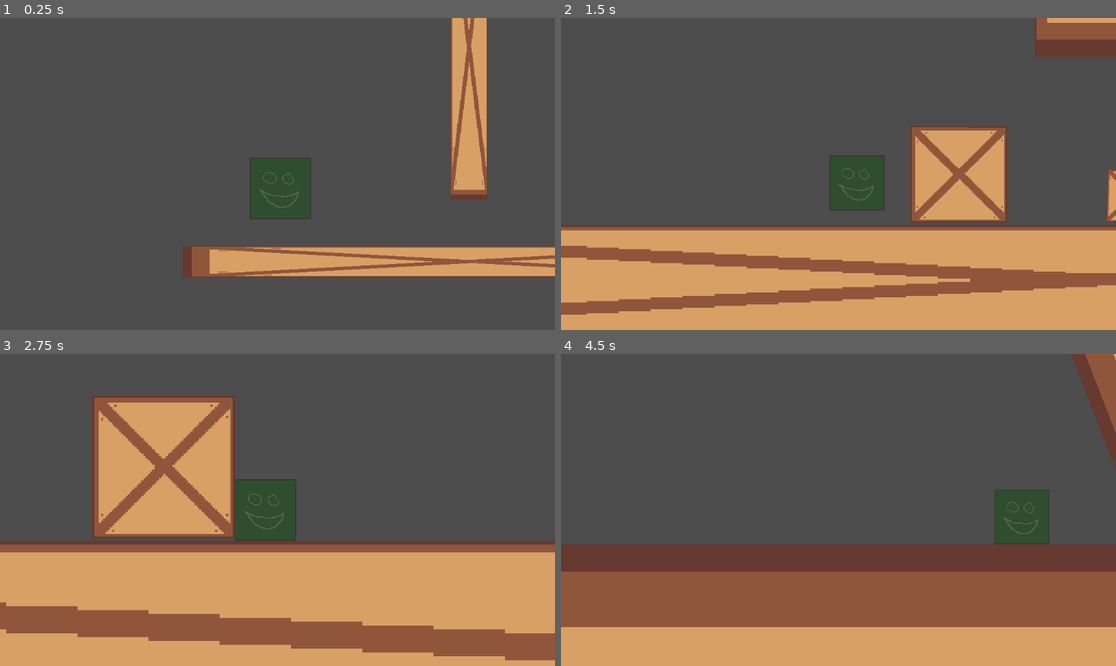
Above: before the commit, frames 1-4 (two rows, left to right).
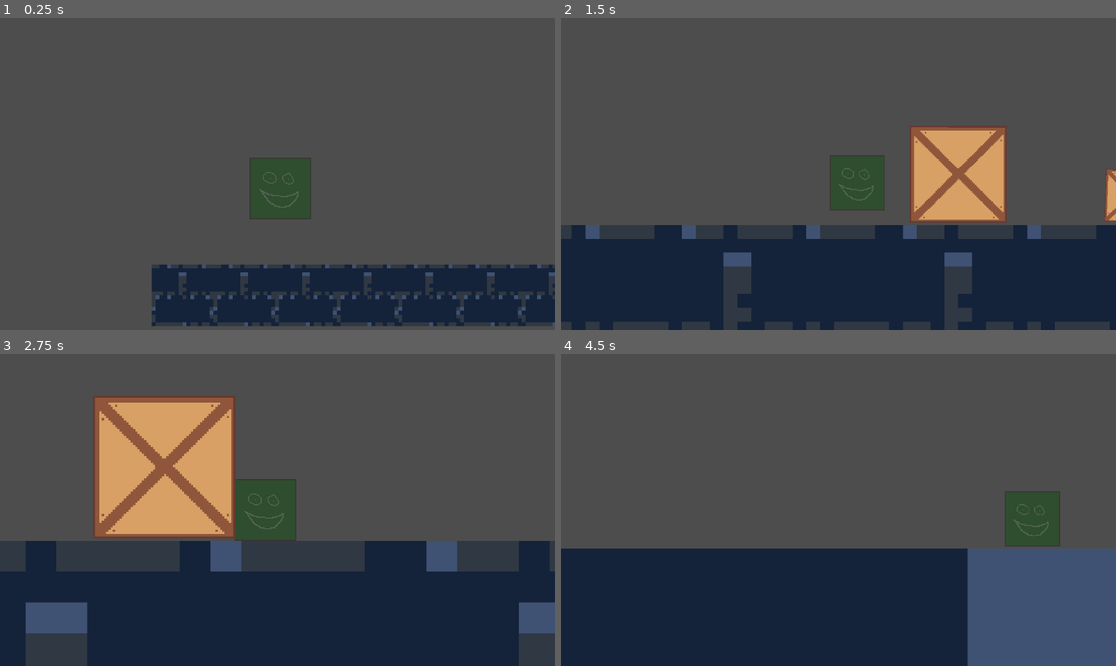
Above: after the commit, the same moments.

Repository: jkuball/splittle-bocks
Game: Godot game, scene res://scenes/playground.tscn
Two runs of this game, one before a commit and one after it. Both use one fixed random seed, a clock stepped at 60 frames per second and the inputs below.
Inputs:
- Up to frame 1 (0.25 s): no input
- Up to frame 2 (1.5 s): hold D (player_right) from 0.53 s (still down); tap Space (player_splittle) at 0.6, 1.35 s
- Up to frame 3 (2.75 s): release D (player_right) at 2.03 s; hold A (player_left) from 2.03 s (still down); tap Space (player_splittle) at 2.1 s
- Up to frame 4 (4.5 s): release A (player_left) at 2.78 s; hold D (player_right) 2.78-4.28 s; tap Space (player_splittle) at 2.85, 3.6, 4.35 s; hold A (player_left) from 4.28 s (still down)

The runs differ from the first frame. In frame 1, 22% of the frame differs, in the area x 27-100%, y 0-99%; in frame 2, 36%; in frame 3, 41%; in frame 4, 41%, in the area x 0-100%, y 0-100%.

Commit message:
rebuild playground with new walls

Diff:
--- a/scenes/player.tscn
+++ b/scenes/player.tscn
@@ -1,31 +1,10 @@
-[gd_scene load_steps=5 format=3 uid="uid://c2wkhfsiwtuvv"]
+[gd_scene load_steps=4 format=3 uid="uid://c2wkhfsiwtuvv"]
 
 [ext_resource type="Script" path="res://scripts/player_movement.gd" id="1_lmyi4"]
 [ext_resource type="Texture2D" uid="uid://cuoukr7d0jdaa" path="res://assets/player.png" id="2_affvc"]
 
 [sub_resource type="RectangleShape2D" id="RectangleShape2D_4qcak"]
-size = Vector2(128, 128)
-
-[sub_resource type="GDScript" id="GDScript_c0j85"]
-script/source = "extends Camera2D
-
-
-# Called when the node enters the scene tree for the first time.
-func _ready() -> void:
-	pass # Replace with function body.
-
-
-# Called every frame. 'delta' is the elapsed time since the previous frame.
-func _process(delta: float) -> void:
-	pass
-
-
-func _on_player_splittle(scale: Vector2) -> void:
-	pass # Replace with function body.
-	set_zoom(get_zoom()*scale)
-
-
-"
+size = Vector2(126, 127)
 
 [node name="Player" type="CharacterBody2D"]
 script = ExtResource("1_lmyi4")
@@ -36,9 +15,5 @@
 texture = ExtResource("2_affvc")
 
 [node name="CollisionShape2D" type="CollisionShape2D" parent="."]
+position = Vector2(0, 0.5)
 shape = SubResource("RectangleShape2D_4qcak")
-
-[node name="Camera2D" type="Camera2D" parent="."]
-script = SubResource("GDScript_c0j85")
-
-[connection signal="splittle" from="." to="Camera2D" method="_on_player_splittle"]
--- a/scenes/playground.tscn
+++ b/scenes/playground.tscn
@@ -14,11 +14,70 @@
 position = Vector2(184, 455)
 spawn_target = NodePath("..")
 
-[node name="Wall" parent="." instance=ExtResource("3_2hrnh")]
-position = Vector2(573, 636)
+[node name="Geometry" type="Node" parent="."]
 
-[node name="Wall2" parent="." instance=ExtResource("3_2hrnh")]
-position = Vector2(575, 192)
-scale = Vector2(0.065, 9.82)
+[node name="Wall" parent="Geometry" instance=ExtResource("3_2hrnh")]
+position = Vector2(-19, 706)
+
+[node name="Wall" parent="Geometry/Wall" instance=ExtResource("3_2hrnh")]
+position = Vector2(512, 0)
+
+[node name="Wall2" parent="Geometry/Wall" instance=ExtResource("3_2hrnh")]
+position = Vector2(640, 0)
+
+[node name="Wall" parent="Geometry/Wall/Wall2" instance=ExtResource("3_2hrnh")]
+position = Vector2(128, 0)
+
+[node name="Wall2" parent="Geometry/Wall/Wall2" instance=ExtResource("3_2hrnh")]
+position = Vector2(256, 0)
+
+[node name="Wall2" parent="Geometry/Wall/Wall2/Wall2" instance=ExtResource("3_2hrnh")]
+position = Vector2(128, -384)
+
+[node name="Wall2" parent="Geometry/Wall/Wall2/Wall2/Wall2" instance=ExtResource("3_2hrnh")]
+position = Vector2(0, -256)
+
+[node name="Wall3" parent="Geometry/Wall/Wall2/Wall2/Wall2" instance=ExtResource("3_2hrnh")]
+position = Vector2(0, -128)
+
+[node name="Wall3" parent="Geometry/Wall/Wall2/Wall2" instance=ExtResource("3_2hrnh")]
+position = Vector2(128, -256)
+
+[node name="Wall3" parent="Geometry/Wall/Wall2/Wall2/Wall3" instance=ExtResource("3_2hrnh")]
+position = Vector2(0, 64)
+rotation = 3.14159
+
+[node name="Wall3" parent="Geometry/Wall" instance=ExtResource("3_2hrnh")]
+position = Vector2(1024, 0)
+
+[node name="Wall" parent="Geometry/Wall/Wall3" instance=ExtResource("3_2hrnh")]
+position = Vector2(512, 0)
+
+[node name="Wall2" parent="Geometry/Wall/Wall3" instance=ExtResource("3_2hrnh")]
+position = Vector2(640, 0)
+
+[node name="Wall" parent="Geometry/Wall/Wall3/Wall2" instance=ExtResource("3_2hrnh")]
+position = Vector2(128, 0)
+
+[node name="Wall2" parent="Geometry/Wall/Wall3/Wall2" instance=ExtResource("3_2hrnh")]
+position = Vector2(256, 0)
+
+[node name="Wall4" parent="Geometry/Wall" instance=ExtResource("3_2hrnh")]
+position = Vector2(1152, 0)
+
+[node name="Wall" parent="Geometry/Wall/Wall4" instance=ExtResource("3_2hrnh")]
+position = Vector2(128, 0)
+
+[node name="Wall2" parent="Geometry/Wall/Wall4" instance=ExtResource("3_2hrnh")]
+position = Vector2(256, 0)
+
+[node name="Wall2" parent="Geometry" instance=ExtResource("3_2hrnh")]
+position = Vector2(109, 706)
+
+[node name="Wall" parent="Geometry/Wall2" instance=ExtResource("3_2hrnh")]
+position = Vector2(128, 0)
+
+[node name="Wall2" parent="Geometry/Wall2" instance=ExtResource("3_2hrnh")]
+position = Vector2(256, 0)
 
 [connection signal="splittle" from="Player" to="Camera2D" method="_on_player_splittle"]
--- a/scenes/wall.tscn
+++ b/scenes/wall.tscn
@@ -1,16 +1,15 @@
 [gd_scene load_steps=3 format=3 uid="uid://bv3rvjka57xc1"]
 
-[ext_resource type="Texture2D" uid="uid://b7eklow4kuoga" path="res://assets/bocks.png" id="1_rnvi5"]
+[ext_resource type="Texture2D" uid="uid://dc1cqicvjdn21" path="res://assets/bricks.png" id="1_xw4sj"]
 
-[sub_resource type="RectangleShape2D" id="RectangleShape2D_1dkqs"]
-size = Vector2(1183.5, 63.5)
+[sub_resource type="RectangleShape2D" id="RectangleShape2D_jtv3m"]
+size = Vector2(128, 128)
 
 [node name="Wall" type="StaticBody2D"]
 
+[node name="Bricks" type="Sprite2D" parent="."]
+scale = Vector2(8, 8)
+texture = ExtResource("1_xw4sj")
+
 [node name="CollisionShape2D" type="CollisionShape2D" parent="."]
-position = Vector2(-0.25, -0.25)
-shape = SubResource("RectangleShape2D_1dkqs")
-
-[node name="Sprite2D" type="Sprite2D" parent="."]
-scale = Vector2(18.5, 1)
-texture = ExtResource("1_rnvi5")
+shape = SubResource("RectangleShape2D_jtv3m")
